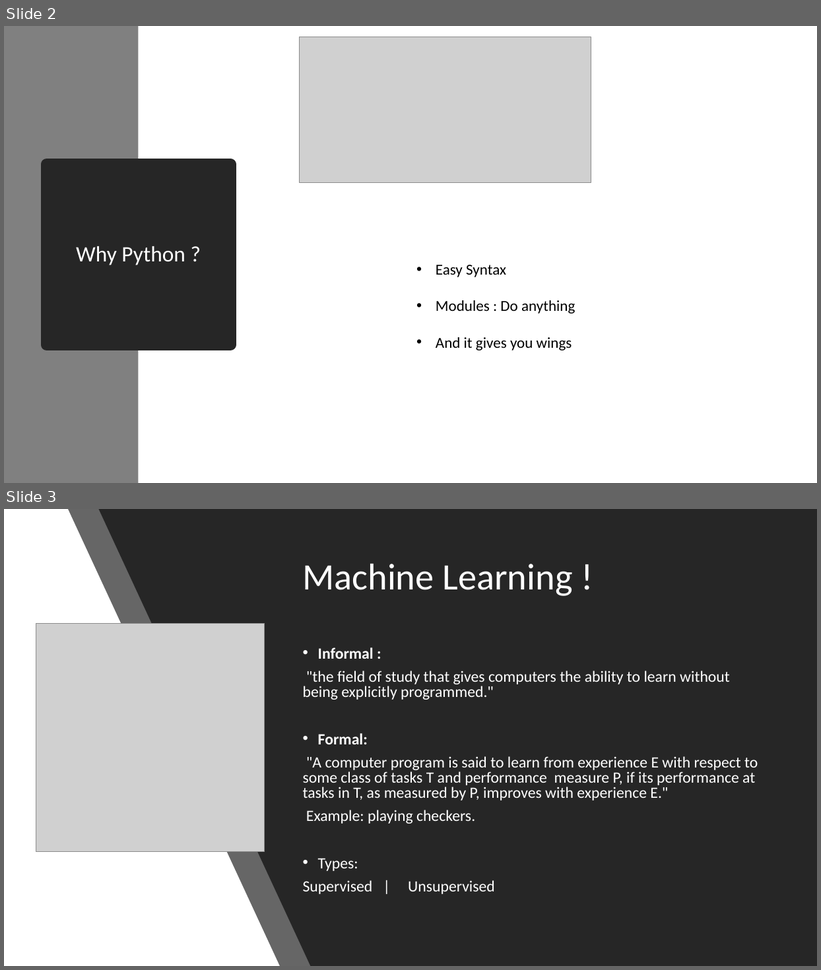
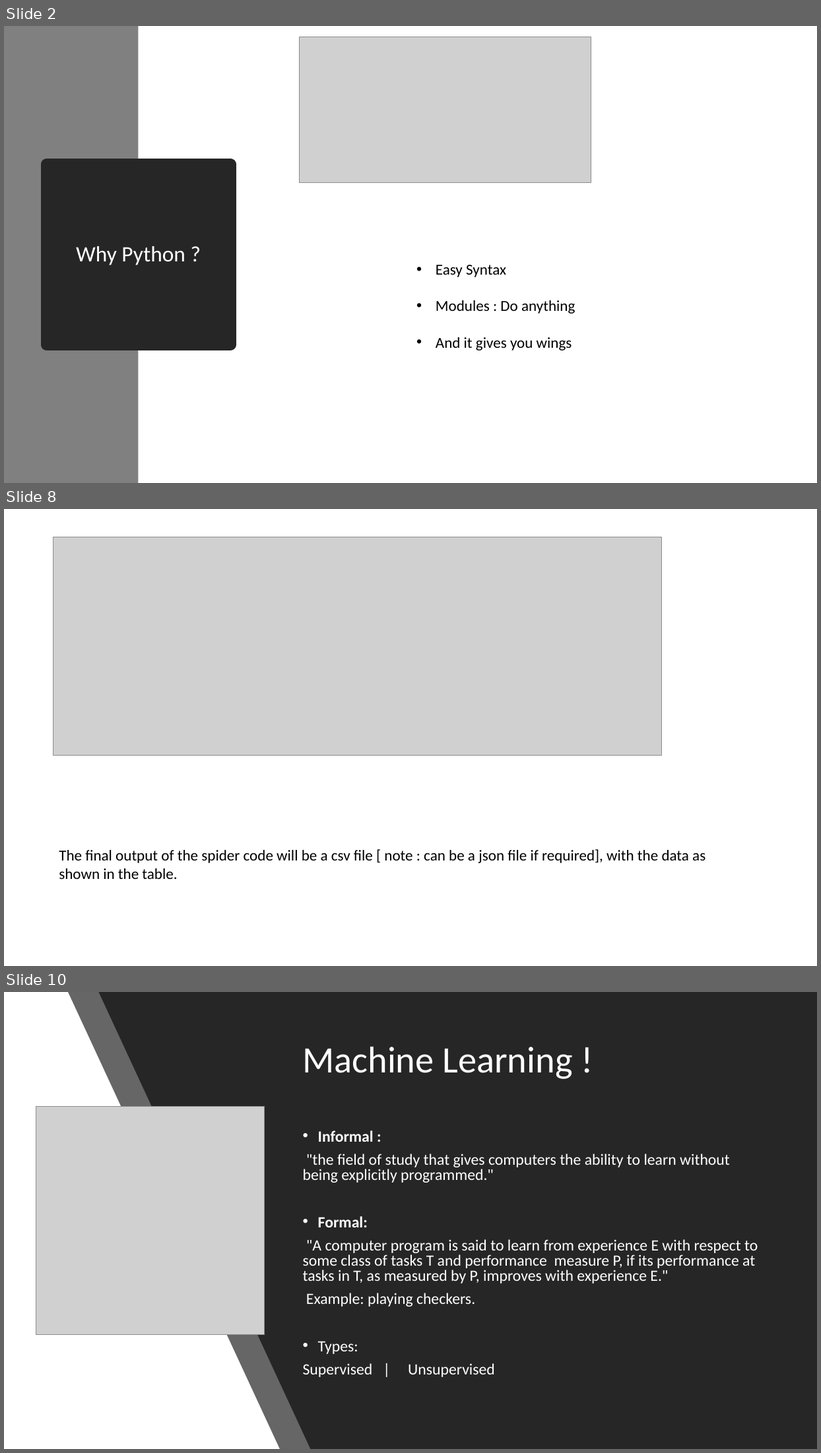
Before and after one commit to VarunAravinth/machine-learning-using-python, a slide deck: machine-learning-using-python/Machine Learning with Python.pptx. Shown one above the other, each under a label of ours: slides 2 and 3 before the commit, slides 2, 8 and 10 after it; the slides between them are not shown. The pictures are 821x970 and 821x1453 pixels, drawn with LibreOffice and Linux fonts; fonts in the diff are those of the drawing; grey boxes stand for pictures. Boxes give left, top, right and bottom in pixels: in the first picture for what was removed or moved away, otherwise in the second. Text is boxed around its words. In the diff, an @@ line names an element or a change of style, - is before the commit and + after.

```diff
--- a/machine-learning-using-python/Machine Learning with Python.pptx
+++ b/machine-learning-using-python/Machine Learning with Python.pptx
@@ slide 8 added at box(4, 509, 817, 966), background #FFFFFF @@
@@ picture added at box(53, 537, 662, 755) @@
@@ text added at box(59, 850, 706, 879), 18 pt, text #000000 @@
+The final output of the spider code will be a csv file [ note : can be a json file if required], with the data as shown in the table.
@@ what was slide 3 is now slide 10 @@
```
Also in this commit, not shown: 2 slides changed, 7 other slides added.
